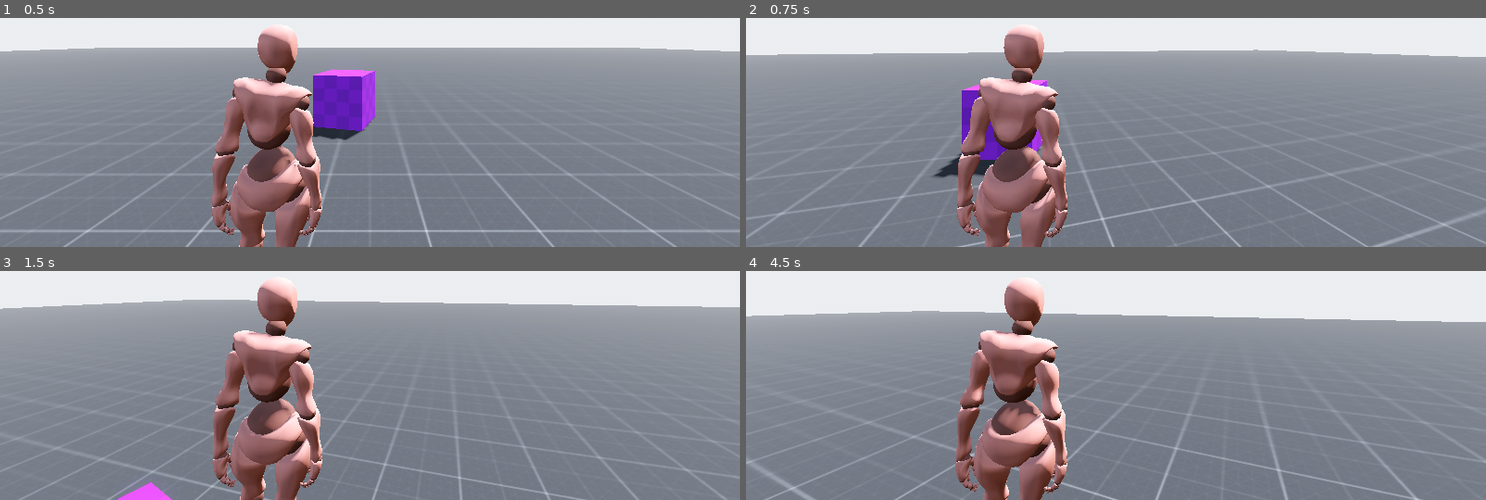
Above: before the commit, frames 1-4 (two rows, left to right).
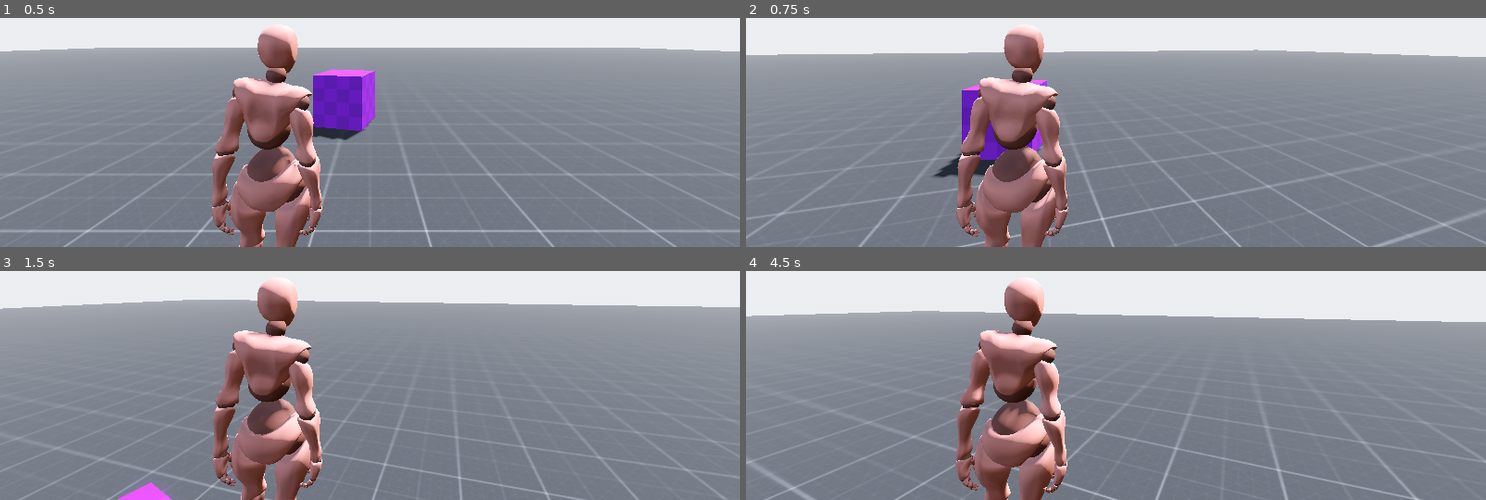
Above: after the commit, the same moments.

Repository: doda-s/godot-experimentals-3d
Game: Godot game, scene res://scenes/main.tscn
Two runs of this game, one before a commit and one after it. Both use one fixed random seed, a clock stepped at 60 frames per second and the inputs below.
Inputs (mouse positions are in pixels of both pictures, inside the frame that each line leads up to):
- Up to frame 1 (0.5 s): no input
- Up to frame 2 (0.75 s): tap Enter at 0.5 s; move the mouse to (1153, 36) at 0.52 s; hold W (forward) from 0.53 s (still down)
- Up to frame 3 (1.5 s): keep holding W (forward); tap Space (jump) at 0.77 s; move the mouse to (333, 293) at 1.27 s
- Up to frame 4 (4.5 s): keep holding W (forward); tap Space (jump) at 1.52, 3.02, 3.77 s; move the mouse to (1130, 284) at 2.02 s; move the mouse to (1108, 298) at 2.77 s; move the mouse to (1167, 296) at 3.52 s; move the mouse to (1056, 287) at 4.27 s

Frame 1 is identical in both runs. In frame 2, 0.2% of the frame differs, in the area x 28-44%, y 7-100%; in frame 3, 0.5%; in frame 4, 0.7%, in the area x 28-44%, y 8-100%.

Commit message:
add moviment direction smoothing

Diff:
--- a/scenes/main.tscn
+++ b/scenes/main.tscn
@@ -67,7 +67,7 @@
 size = Vector3(2, 2, 2)
 
 [node name="Box3" type="CSGBox3D" parent="Map"]
-transform = Transform3D(0.707107, 0, -0.707107, 0, 1, 0, 0.707107, 0, 0.707107, 3.20535, 1.50022, 2.9402)
+transform = Transform3D(0.707107, 0, -0.707107, 0, 1, 0, 0.707107, 0, 0.707107, 3.33719, 1.53487, 2.95007)
 material_override = SubResource("StandardMaterial3D_tefeu")
 use_collision = true
 size = Vector3(3, 3, 3)
--- a/scripts/player.gd
+++ b/scripts/player.gd
@@ -2,6 +2,7 @@
 
 const SPEED := 5.0
 const JUMP_VELOCITY := 4.5
+const MOVIMENT_DIRECTION_SMOOTHING := 10
 
 var gravity_force = ProjectSettings.get_setting("physics/3d/default_gravity")
 var input_direction = Vector3.ZERO
@@ -33,9 +34,14 @@
 	if Input.is_action_just_pressed("jump") and is_on_floor():
 		velocity.y = JUMP_VELOCITY
 
-	var direction = get_direction()
+	var direction = get_direction()['moviment_direction']
+	var model_direction = get_direction()['model_direction']
 	if direction != Vector3.ZERO:
-		model.look_at(global_position + direction)
+		model.rotation.y = lerp_angle(
+			model.rotation.y,
+			atan2(-model_direction.x, -model_direction.z),
+			delta*MOVIMENT_DIRECTION_SMOOTHING
+		)
 		velocity.x = direction.x * SPEED
 		velocity.z = direction.z * SPEED
 	else:
@@ -44,8 +50,11 @@
 
 	move_and_slide()
 
-func get_direction() -> Vector3:
+func get_direction() -> Dictionary:
 	input_direction.x = int(Input.is_action_pressed("right")) - int(Input.is_action_pressed("left"))
 	input_direction.y = 0
 	input_direction.z = int(Input.is_action_pressed("backward")) - int(Input.is_action_pressed("forward"))
-	return (transform.basis * input_direction).normalized()
+	return {
+		'moviment_direction':(transform.basis * input_direction).normalized(),
+		'model_direction': input_direction.normalized(),
+	}
